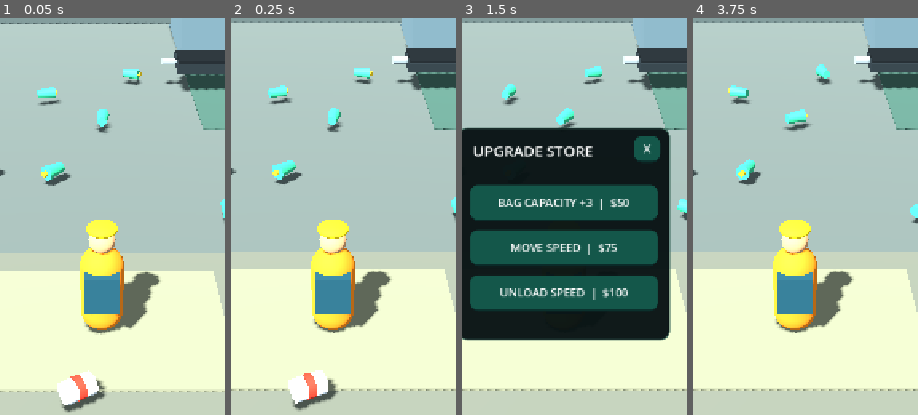
Above: before the commit, frames 1-4 (left to right).
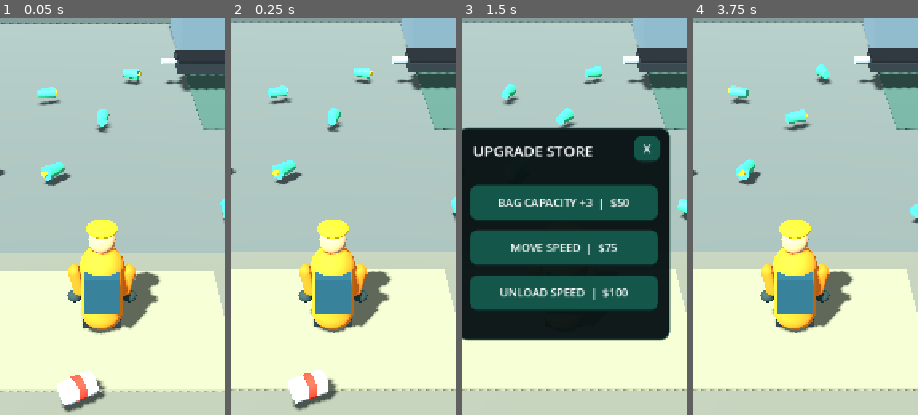
Above: after the commit, the same moments.

Repository: zekainstabot/trash-empire
Game: Godot game, scene res://Scenes/Main.tscn
Same seed, same stepped clock (60 frames per second), same inputs: the game is played once before the commit and once after it.
Inputs:
- Up to frame 1 (0.05 s): no input
- Up to frame 2 (0.25 s): no input
- Up to frame 3 (1.5 s): click "PICK UP" at 0.5 s; click "UPGRADES" at 1.25 s
- Up to frame 4 (3.75 s): click "BAG CAPACITY +3 | $50" at 2 s; click "MOVE SPEED | $75" at 2.75 s; click "X" at 3.5 s
The pictures show only the part of the screen within x 27-77%, y 23-72%; the shares and areas given below are measured in that part.

The runs differ from the first frame. In frame 1, 1.1% of the frame differs, in the area x 29-71%, y 61-79%; in frame 2, 1.1%; in frame 3, less than 0.1%; in frame 4, 1.1%.

Commit message:
Improve cleaner character design and expression

Diff:
--- a/Scripts/main.gd
+++ b/Scripts/main.gd
@@ -154,6 +154,84 @@
 	backpack.material_override = _mat(Color(0.12, 0.27, 0.31))
 	player.add_child(backpack)
 
+	# Give the cleaner a more recognizable, friendly personality.
+	# Bright safety vest with reflective front stripes.
+	var vest := MeshInstance3D.new()
+	var vest_mesh := BoxMesh.new()
+	vest_mesh.size = Vector3(0.68, 0.62, 0.12)
+	vest.mesh = vest_mesh
+	vest.position = Vector3(0, 1.02, -0.205)
+	vest.material_override = _mat(Color(0.08, 0.48, 0.34))
+	player.add_child(vest)
+	for stripe_x in [-0.22, 0.22]:
+		var stripe := MeshInstance3D.new()
+		var stripe_mesh := BoxMesh.new()
+		stripe_mesh.size = Vector3(0.075, 0.56, 0.025)
+		stripe.mesh = stripe_mesh
+		stripe.position = Vector3(stripe_x, 1.02, -0.276)
+		stripe.material_override = _mat(Color(0.94, 0.85, 0.35))
+		player.add_child(stripe)
+
+	# Friendly face: expressive eyes, brows, nose and a small smile.
+	for eye_x in [-0.085, 0.085]:
+		var eye := MeshInstance3D.new()
+		var eye_mesh := SphereMesh.new()
+		eye_mesh.radius = 0.035
+		eye_mesh.height = 0.07
+		eye.mesh = eye_mesh
+		eye.position = Vector3(eye_x, 1.86, -0.205)
+		eye.material_override = _mat(Color(0.08, 0.10, 0.11))
+		player.add_child(eye)
+		var brow := MeshInstance3D.new()
+		var brow_mesh := BoxMesh.new()
+		brow_mesh.size = Vector3(0.09, 0.018, 0.025)
+		brow.mesh = brow_mesh
+		brow.position = Vector3(eye_x, 1.925, -0.205)
+		brow.material_override = _mat(Color(0.35, 0.22, 0.15))
+		player.add_child(brow)
+	var nose := MeshInstance3D.new()
+	var nose_mesh := SphereMesh.new()
+	nose_mesh.radius = 0.035
+	nose_mesh.height = 0.05
+	nose.mesh = nose_mesh
+	nose.position = Vector3(0, 1.79, -0.225)
+	nose.material_override = _mat(Color(0.63, 0.39, 0.29))
+	player.add_child(nose)
+	var smile := MeshInstance3D.new()
+	var smile_mesh := BoxMesh.new()
+	smile_mesh.size = Vector3(0.095, 0.018, 0.018)
+	smile.mesh = smile_mesh
+	smile.position = Vector3(0, 1.735, -0.215)
+	smile.material_override = _mat(Color(0.25, 0.12, 0.10))
+	player.add_child(smile)
+
+	# Arms, gloves, trousers and sturdy work boots make the silhouette clearer.
+	for side in [-1.0, 1.0]:
+		var arm := MeshInstance3D.new()
+		var arm_mesh := CapsuleMesh.new()
+		arm_mesh.radius = 0.12
+		arm_mesh.height = 0.62
+		arm.mesh = arm_mesh
+		arm.position = Vector3(side * 0.43, 1.0, 0)
+		arm.rotation_degrees.z = side * -12.0
+		arm.material_override = _mat(Color(0.90, 0.43, 0.11))
+		player.add_child(arm)
+		var glove := MeshInstance3D.new()
+		var glove_mesh := SphereMesh.new()
+		glove_mesh.radius = 0.13
+		glove_mesh.height = 0.22
+		glove.mesh = glove_mesh
+		glove.position = Vector3(side * 0.48, 0.67, -0.015)
+		glove.material_override = _mat(Color(0.16, 0.23, 0.22))
+		player.add_child(glove)
+		var boot := MeshInstance3D.new()
+		var boot_mesh := BoxMesh.new()
+		boot_mesh.size = Vector3(0.29, 0.22, 0.42)
+		boot.mesh = boot_mesh
+		boot.position = Vector3(side * 0.19, 0.13, -0.055)
+		boot.material_override = _mat(Color(0.12, 0.15, 0.16))
+		player.add_child(boot)
+
 	var collision := CollisionShape3D.new()
 	var shape := CapsuleShape3D.new()
 	shape.radius = 0.38
